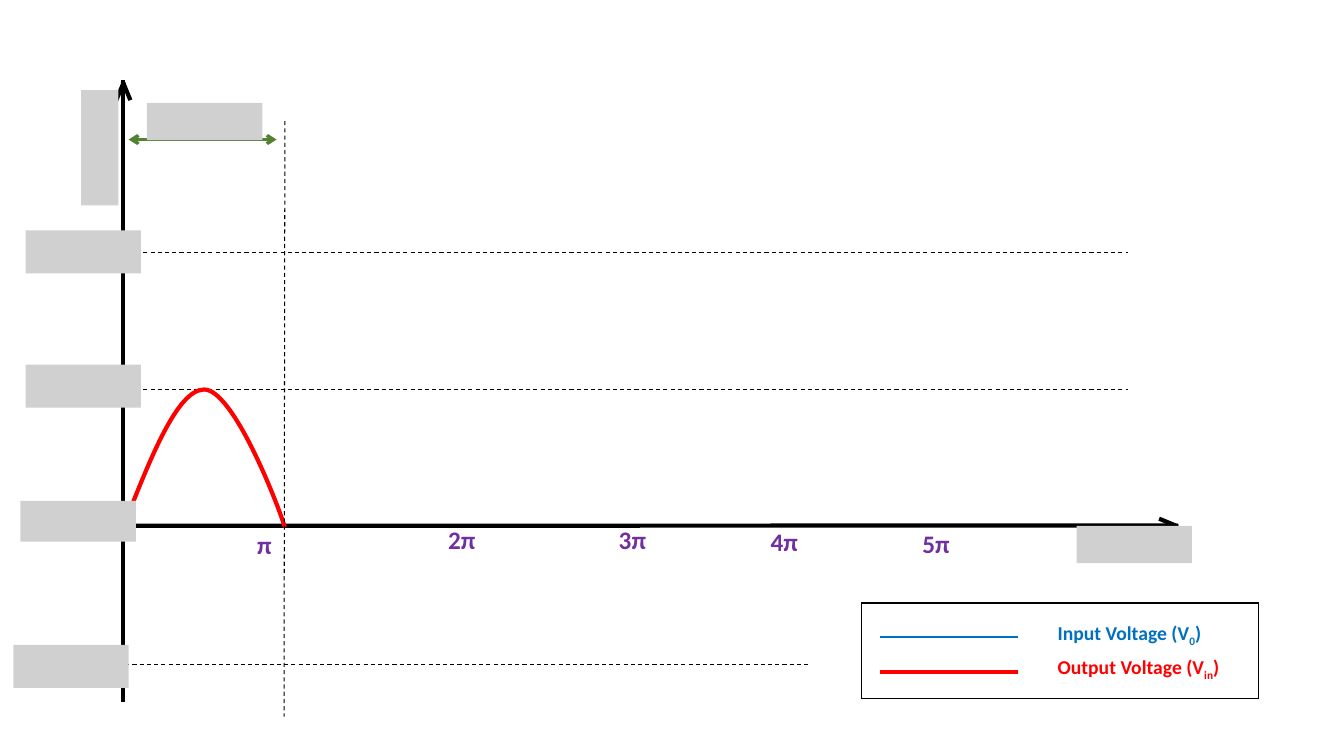
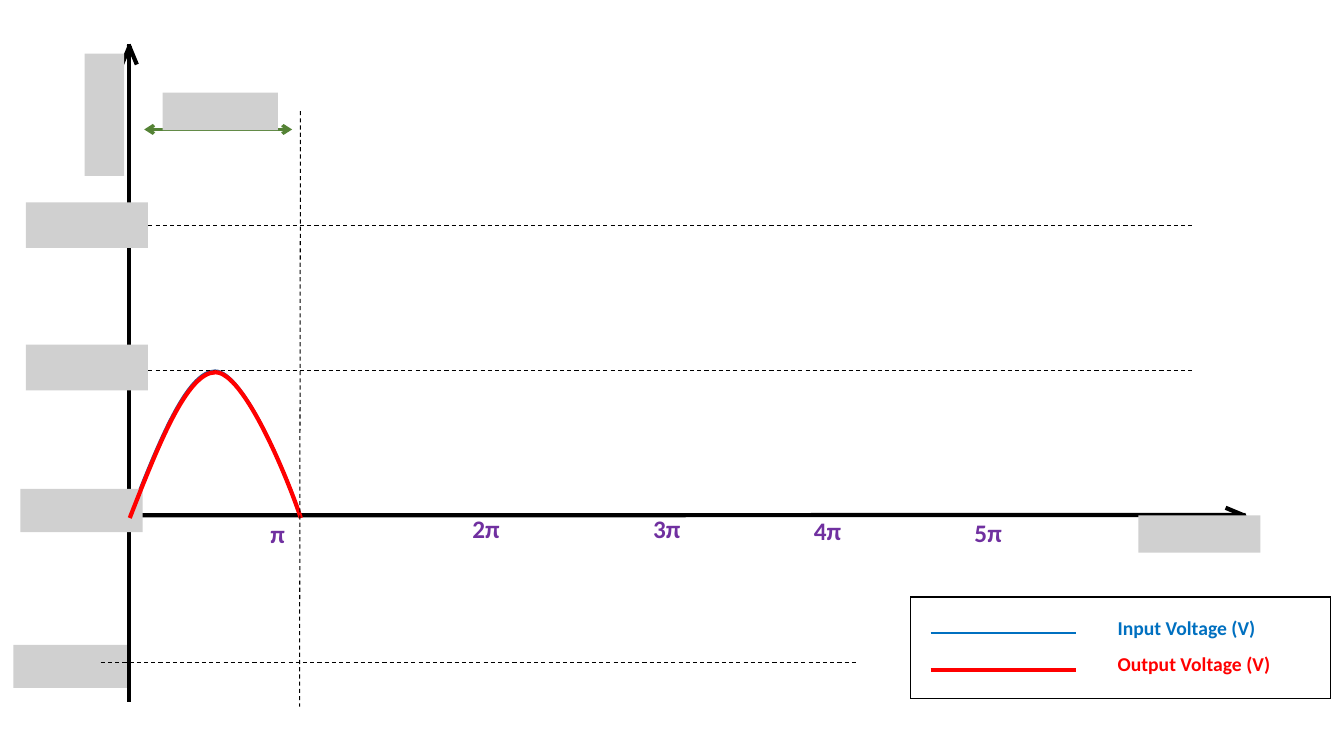
Before and after one commit to suriyamu1/ClamperCircuits, a slide deck: slide 2 of Supporting_ppt_images/clamper graph.pptx. Drawn at 1344x756 pixels with LibreOffice and Linux fonts; fonts in the diff are those of the drawing; grey boxes stand for pictures. Boxes give left, top, right and bottom in pixels: in the first picture for what was removed or moved away, otherwise in the second. Text is boxed around its words. In the diff, an @@ line names an element or a change of style, - is before the commit and + after.

```diff
--- a/Supporting_ppt_images/clamper graph.pptx
+++ b/Supporting_ppt_images/clamper graph.pptx
@@ picture: place and size @@
-picture at box(81, 90, 118, 205)
+picture at box(85, 53, 124, 175)
@@ line moved from (124, 82) - (116, 101) to (130, 45) - (122, 66) @@
@@ line moved from (123, 81) - (123, 702) to (129, 43) - (129, 702) @@
@@ line moved from (123, 82) - (130, 100) to (129, 44) - (137, 65) @@
@@ picture removed at box(147, 103, 262, 140) @@
@@ picture added at box(162, 93, 277, 130) @@
@@ 1 text, 1 line, 1 double arrow: place and size @@
-1 text, 1 line, 1 double arrow at box(129, 121, 285, 717)
+1 text, 1 line, 1 double arrow at box(144, 111, 300, 707)
@@ picture: place and size @@
-picture at box(25, 231, 140, 274)
+picture at box(26, 203, 148, 248)
@@ line moved from (107, 253) - (1128, 253) to (112, 226) - (1193, 226) @@
@@ picture: place and size @@
-picture at box(25, 365, 140, 408)
+picture at box(26, 345, 148, 390)
@@ line moved from (107, 389) - (1128, 389) to (112, 371) - (1193, 371) @@
@@ freeform shape: place and size @@
-freeform shape at box(123, 389, 284, 526)
+freeform shape at box(129, 371, 300, 517)
@@ freeform shape at box(129, 371, 300, 517): outline #325491 1 pt to #325491 2.25 pt @@
@@ freeform shape: place and size @@
-freeform shape at box(123, 389, 284, 526)
+freeform shape at box(130, 372, 301, 518)
@@ picture: place and size @@
-picture at box(20, 501, 135, 541)
+picture at box(20, 489, 142, 532)
@@ text "2π": place and size @@
-text "2π" at box(448, 532, 475, 549)
+text "2π" at box(472, 521, 499, 538)
@@ text "3π": place and size @@
-text "3π" at box(619, 532, 646, 549)
+text "3π" at box(653, 521, 680, 538)
@@ line moved from (1178, 526) - (1159, 519) to (1246, 516) - (1226, 508) @@
@@ line moved from (97, 526) - (1175, 525) to (101, 515) - (1242, 515) @@
@@ text "4π": place and size @@
-text "4π" at box(771, 534, 798, 551)
+text "4π" at box(814, 523, 841, 540)
@@ text "5π": place and size @@
-text "5π" at box(922, 536, 949, 553)
+text "5π" at box(974, 525, 1001, 542)
@@ picture removed at box(1077, 526, 1192, 564) @@
@@ picture added at box(1138, 515, 1260, 553) @@
@@ line moved from (1179, 525) - (1160, 533) to (1246, 515) - (1227, 523) @@
@@ rectangle: place and size @@
-rectangle at box(862, 603, 1259, 699)
+rectangle at box(910, 597, 1331, 699)
@@ text at box(1118, 620, 1255, 639): text changed @@
-Input Voltage (V0)
+Input Voltage (V)
@@ line moved from (880, 637) - (1018, 637) to (931, 633) - (1077, 633) @@
@@ text at box(1118, 656, 1270, 675): text changed @@
-Output Voltage (Vin)
+Output Voltage (V)
@@ line moved from (97, 664) - (812, 664) to (101, 662) - (858, 662) @@
@@ line moved from (880, 671) - (1018, 671) to (931, 670) - (1077, 670) @@
```
Also in this commit, not shown: 5 other slides changed, 44 other files.
